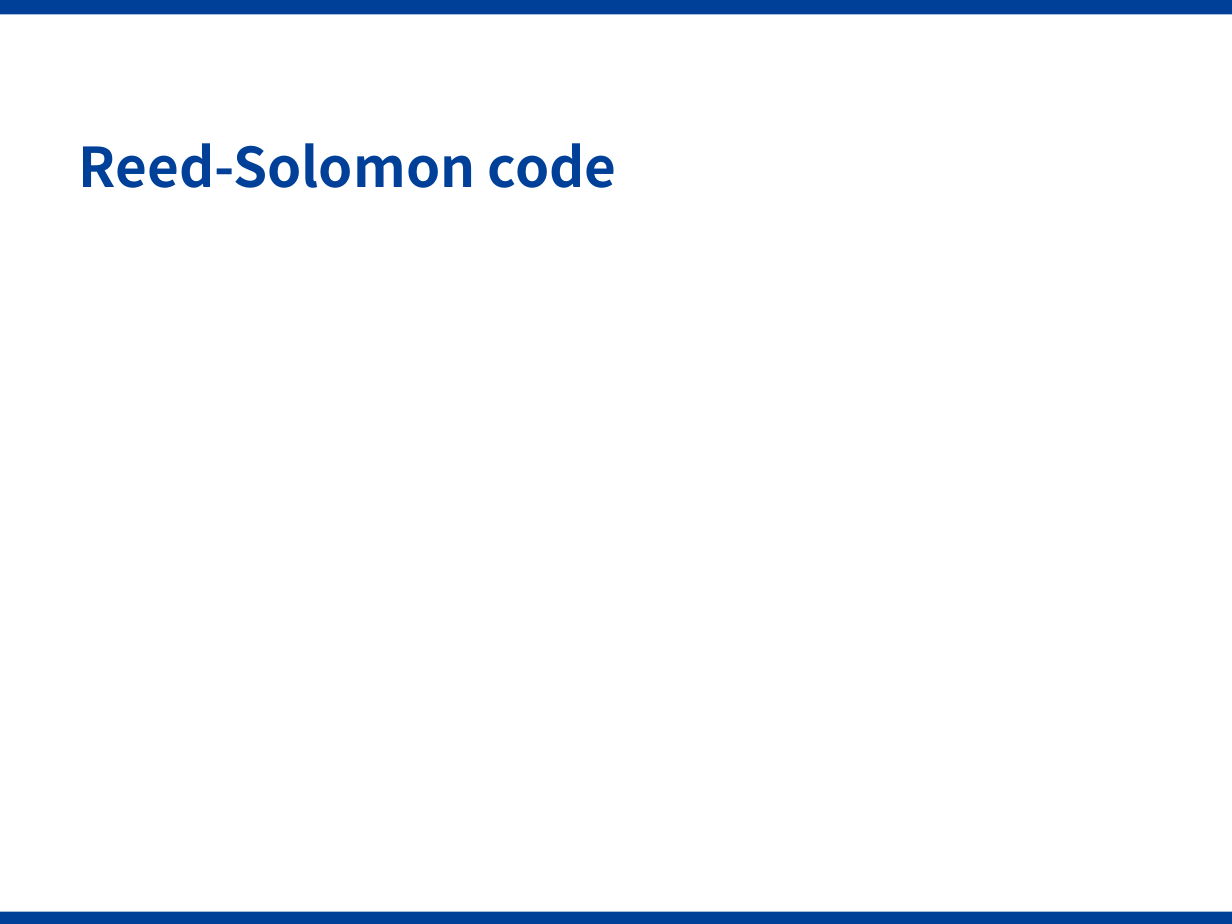
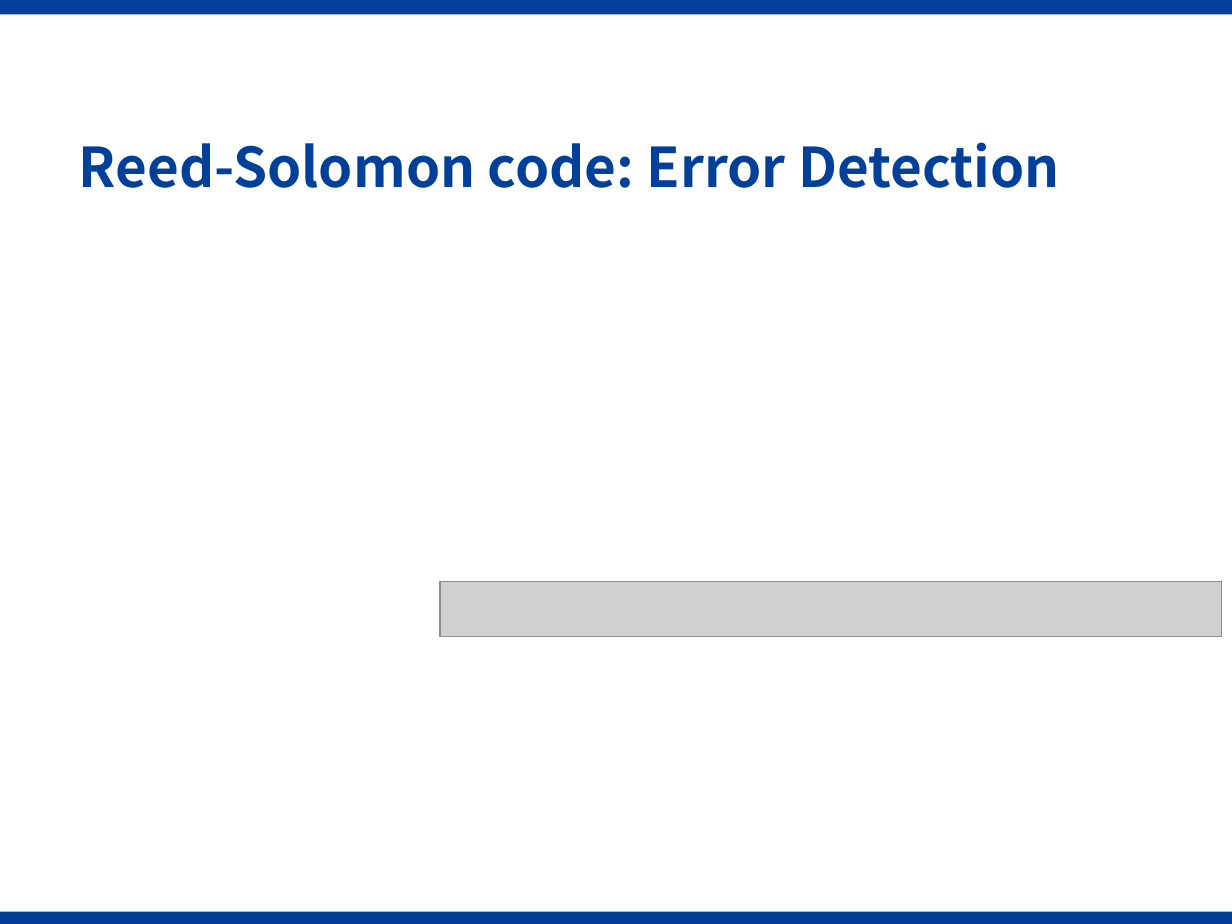
Before and after one commit to Gazer2020/Rectangode, a slide deck: slide 11 of slides.pptx (slide 10 before the commit). Drawn at 1232x924 pixels with LibreOffice and Linux fonts; fonts in the diff are those of the drawing; grey boxes stand for pictures; background and template pictures are left out. Boxes give left, top, right and bottom in pixels: in the first picture for what was removed or moved away, otherwise in the second. Text is boxed around its words. In the diff, an @@ line names an element or a change of style, - is before the commit and + after.

```diff
--- a/slides.pptx
+++ b/slides.pptx
@@ title at box(79, 142, 1060, 188): text changed @@
-Reed-Solomon code
+Reed-Solomon code: Error Detection
@@ picture added at box(440, 582, 1222, 637) @@
```
Also in this commit, not shown: 3 other slides changed, 11 slides added, 15 slides removed, 3 other files.
